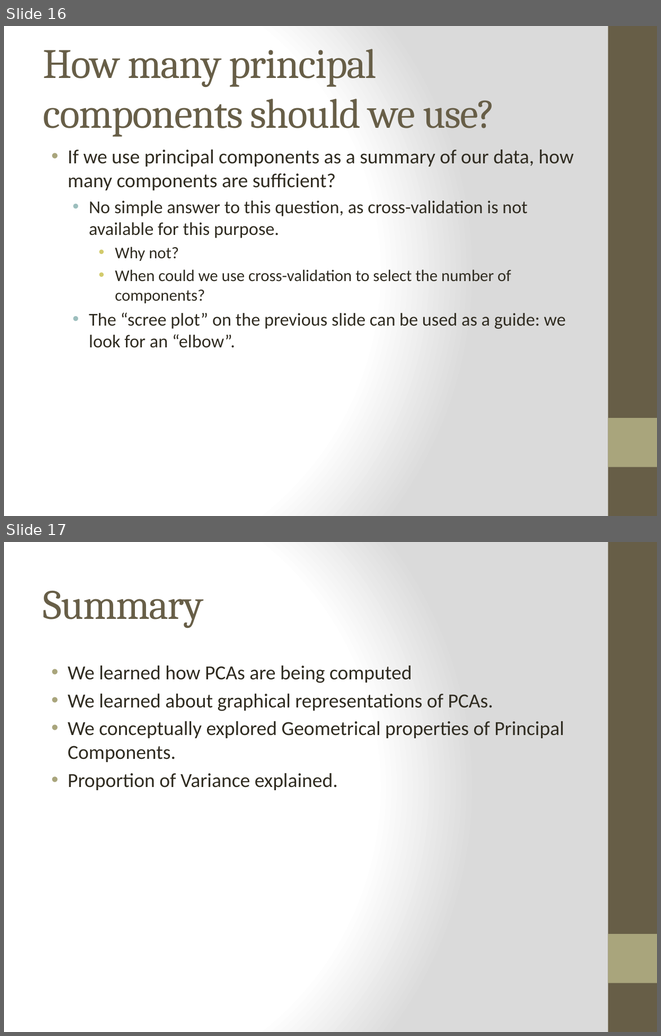
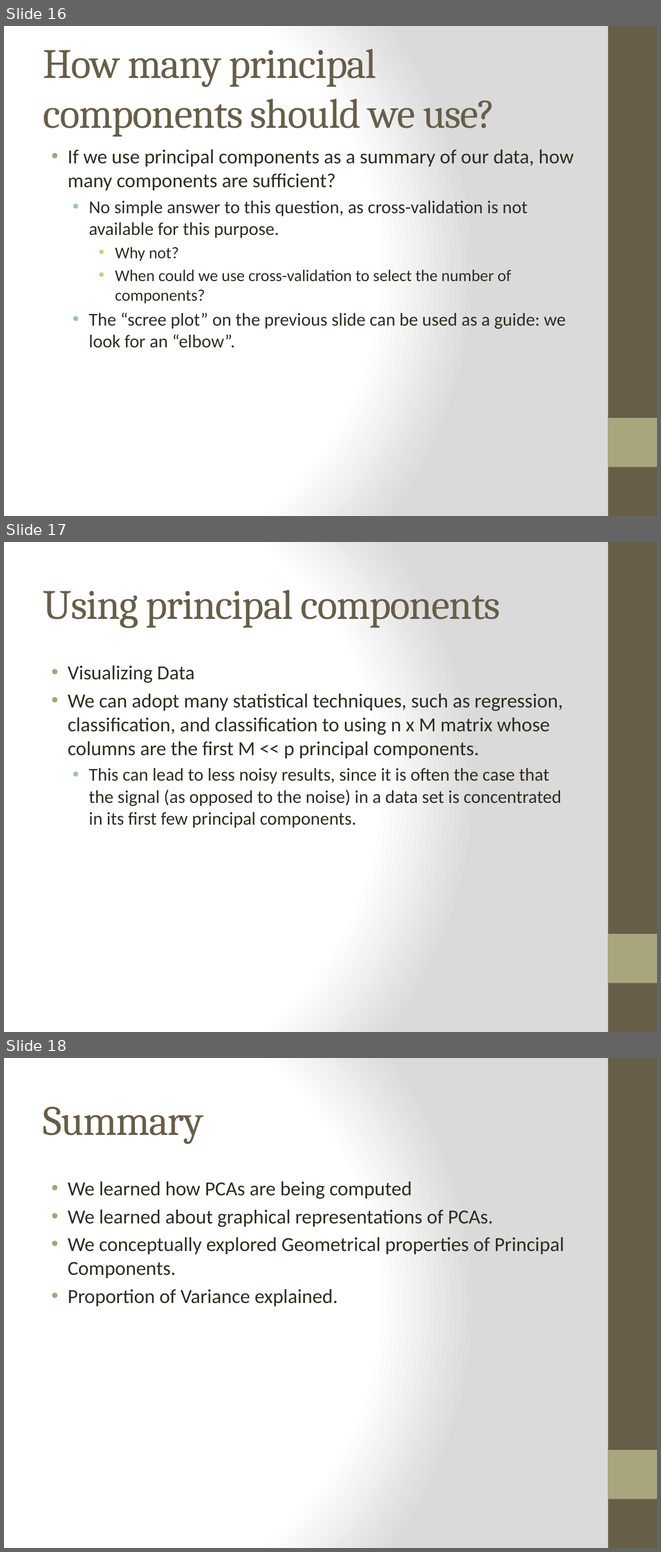
Before and after one commit to readywater/SF-DAT-20, a slide deck: Lecture Notes-Slides/Lecture 14.pptx. Shown one above the other, each under a label of ours: slides 16 and 17 before the commit, slides 16, 17 and 18 after it. The pictures are 661x1036 and 661x1552 pixels, drawn with LibreOffice and Linux fonts; fonts in the diff are those of the drawing. Boxes give left, top, right and bottom in pixels: in the first picture for what was removed or moved away, otherwise in the second. Text is boxed around its words. In the diff, an @@ line names an element or a change of style, - is before the commit and + after.

```diff
--- a/Lecture Notes-Slides/Lecture 14.pptx
+++ b/Lecture Notes-Slides/Lecture 14.pptx
@@ slide 17 added at box(4, 542, 657, 1032), background gradient #FFFFFF to #DADADA; not listed: 2 template elements that a slide beside it also shows @@
@@ title added at box(43, 590, 501, 628), 46 pt, text #675E47 @@
+Using principal components
@@ text added at box(68, 665, 563, 828), 22 pt, text #2F2B20 @@
+• Visualizing Data
+• We can adopt many statistical techniques, such as regression, classification, and classification to using n x M matrix whose columns are the first M << p principal components.
+  • This can lead to less noisy results, since it is often the case that the signal (as opposed to the noise) in a data set is concentrated in its first few principal components.
@@ what was slide 17 is now slide 18 @@
```
Also in this commit, not shown: 3 other files.
